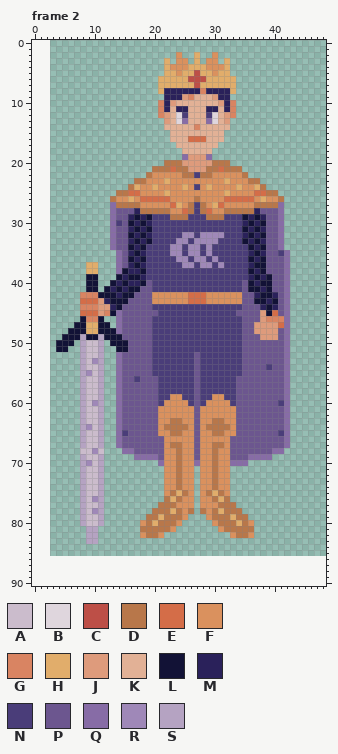
A pixel-art file gets an edit: src/assets/files/king.aseprite. Above, as it was before the edit.
49x87 pixels, 14 frames. Shown: frame 2. The old version is drawn lined up with the new one, on the new canvas. The commit also changed other frames, which this record leaves out.
Visible layers, top first: "Sword", "King", "Gown".
Palette (. is transparent): A #cbbccc  B #dfd6dd  C #bd4f47  D #b8774a  E #d46d48  F #da915e  G #d98462  H #e1ad6b  J #de9b7c  K #e2b196  L #121236  M #2a215a  N #4a3d79  P #6c568f  Q #876ca6  R #9f88b8  S #b5a3c2
Pixels before, frame 2 (only the part around the change), first column x 0:
 0 ................................................
 1 ................................................
 2 ........................F..H..F.................
 3 ......................H.FF.H.FF.H...............
 4 ......................HFFFHHHFFFH...............
 5 ......................HHFHHCHHFHH...............
 6 .....................HHHHHCCCHHHHH..............
 7 .....................HHHHHHCHHHHHH..............
 8 .....................HMMMMMMGMMMMH..............
 9 ......................MMMJGKKKJMM...............
10 .....................GMJKKKKKKKJMG..............
11 .....................GMKMMKKKMMKMG..............
12 .....................GJKBNKKKNBKJG..............
13 ......................JKBQKKKQBKJ...............
14 ......................KKKKKGKKKKK...............
15 .......................KKKKKKKKK................
16 .......................KKKEEEKKK................
17 ........................KKKKKKK.................
18 .........................KKKKK..................
19 .........................QJJJQ..................
20 ......................DDDJJJJJDDD...............
21 ....................DDDEDDJJJDDEDDD.............
22 ...................DFFFFFDDNDDFFFFFD............
23 .................DDFFFHFFFFFFFFFHFFFDD..........
24 ................DHFFHFFFFHFNFHFFFFHFFHD.........
25 ..............DDEEFFFFHFFFFFFFFFHFFFFEEDD.......
26 .............DFFHFEEEEEFFFFDFFFFEEEEEFHFFD......
27 .............QDDDDFFFFFEHFDNDFHEFFFFFDDDDQ......
28 .............QPPPMDDDDDFFEDNDEFFDDDDDMPPPQ......
29 .............QPPMLMLNNNDDDNNNDDDNNNLMLMPPQ......
30 .............QNPLMLMNNNNNNNNNNNNNNNMLMLPPQ......
31 .............QPPMLMLNNNNNNNNNNNNNNNLMLMPPQ......
32 .............QPPLMLMNNNNNRRNRRRRNNNMLMLPPQ......
33 .............QPPMLMLNNNNRRNRRRRNNNNLMLMPPQ......
34 .............QPPLMLNNNNRRNRRNRNNNNNNLMLPPQ......
35 ..............QPMLMNNNNRRNRRNRNNNNNNMLMPPNQ.....
36 ..............QPLMLNNNNNRRNRRNRNNNNNLMLPPPQ.....
37 .........HH...QPMLMNNNNNNRRNRRNRNNNNMLLPPPQ.....
38 .........HH...QLMMLNNNNNNNNNNNNNNNNNLMLPPPQ.....
39 .........LL...LMLLMNNNNNNNNNNNNNNNNNMLMLPPQ.....
40 .........LL..LMLMMLPNNNNNNNNNNNNNNNPLMLLPPQ.....
41 .........LL.LMLMLLPPNNNNNNNNNNNNNNNPLLMLPPQ.....
42 ........GGGLLLMLLPPPFFFFFFEEEFFFFFFPPMLLMPQ.....
43 ........EEEJMLLLPPPPFFFFFFEEEFFFFFFPPLLMLPQ.....
44 ........GGGJJMLPPPPPNNNNNNNNNNNNNNNPPPMLMPQ.....
45 ........EEEJGLQPPPPPPNNNNNNNNNNNNNPPPPJLEPQ.....
46 ........LGGL..QPPPPPNNNNNNNNNNNNNNNPPPJGGGQ.....
47 .......LLHHLL.QPPPPPNNNNNNNNNNNNNNNPPJJJJEQ.....
48 ......LLLHHLLLQPPPPPNNNNNNNNNNNNNNNPPJJJJPQ.....
49 .....LLLSLLSLLLPPPPPNNNNNNNNNNNNNNNPPPJJJPQ.....
50 ....LLL.SAAS.LLLPPPPNNNNNNNNNNNNNNNPPPPPPPQ.....
51 ....LL..SAAS..LLPPPPNNNNNNNNNNNNNNNPPPPPPPQ.....
52 ........SAAS..QPPPPPNNNNNNNPNNNNNNNPPPPPPPQ.....
53 ........SARS..QPPPPPNNNNNNNPNNNNNNNPPPPPPPQ.....
54 ........SAAS..QPPPPPNNNNNNNPNNNNNNNPPPPNPPQ.....
55 ........SRAS..QPPPPPNNNNNNNPNNNNNNNPPPPPPPQ.....
56 ........SAAS..QPPNPPPNNNNNNPNNNNNNPPPPPPPPQ.....
57 ........SAAS..QPPPPPPNNNNNNPNNNNNNPPPPPPPPQ.....
58 ........SAAS..QPPPPPPNNNNNNPNNNNNNPPPPPPPPQ.....
59 ........SAAS..QPPPPPPNNFFNNPNNFFNNPPPPPPPPQ.....
60 ........SARS..QPPPPPPNFFFFNPNFFFFNPPPPPPPNQ.....
61 ........SAAS..QPPPPPPFFFFFFPFFFFFFPPPPPPPPQ.....
62 ........SAAS..QPPPPPPFFFFFFPFFFFFFPPPPPPPPQ.....
63 ........SAAS..QPPPPPPFFDDFFPFFDDFFPPPPPPPPQ.....
64 ........SRAS..QPPPPPPFDDDDFPFDDDDFPPPPPPPPQ.....
65 ........SAAS..QNPPPPPFFDDFFPFFDDFFPPPPPPPNQ.....
66 ........SAAS..QPPPPPPPFFFFFPFFFFFPPPPPPPPPQ.....
67 ........SAAS..QPPPPPPPFDDFFPFFDDFPPPPPPPPPQ.....
68 ........AARA...QQPPPPPFFDFFPFFDFFPPPPPPPQQ......
69 ........SAAS.....QQQQPFFDFFPFFDFFPPPQQQQ........
70 ........SRAS.........QFFDFFQFFDFFQQQ............
71 ........SAAS..........FFDFF.FFDFF...............
72 ........SAAS..........FFDFF.FFDFF...............
73 ........SAAS..........FFDFF.FFDFF...............
74 ........SAAS..........FFDFF.FFDFF...............
75 ........SAAS..........FDHDF.FDHDF...............
76 ........SARS..........DHDFF.FFDHD...............
77 ........SAAS.........DDDFFF.FFFDDD..............
78 ........SARS........DDDHDFD.DFDHDDD.............
79 ........SAAS.......DDHDDDF...FDDDHDD............
80 ........SAAS......FDHDDDF.....FDDDHDF...........
81 .........SS.......DDDDDF.......FDDDDD...........
82 .........SS.......FDDF...........FDDF...........
83 .........SS.....................................
84 ................................................
85 ................................................
86 ................................................
87 ................................................
88 ................................................
89 ................................................
90 ................................................
After:
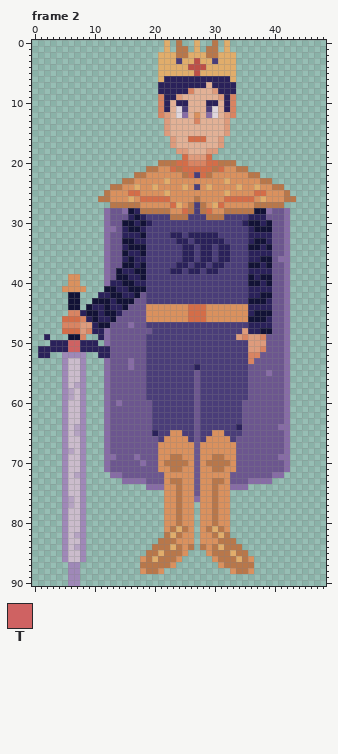
Colours new in this view: T #cf6262
The exact change:
canvas 49x87 -> 49x91, the old top-left corner now at 3,-1 (the part of the old canvas that was cut away was empty and is not shown)
Changed rows in their new state; - is an unchanged pixel.
Frame 2:
first column x 1:
 0 ---------------------H-D--H--D-H-----------
 1 ---------------------H-DD-H-DD-H-----------
 2 --------------------HHHDDH-HDDHHH----------
 3 --------------------H-HNHHCHHNH-H----------
 4 --------------------H-HHHCCCHHH-H----------
 5 --------------------H--H-----H--H----------
 6 ---------------------MMMMMMMMMMM-----------
 7 --------------------MMMMMMMMKMMMM----------
 8 --------------------M----GKKKJ--M----------
 9 --------------------G--JKK---KJ-G----------
10 ----------------------KMM---MMK------------
11 -----------------------BN---NB-------------
12 ------------------------Q-F-Q--------------
13 -----------------------KK-G-KK-------------
14 ---------------------J----K----J-----------
15 ---------------------J---------J-----------
16 ----------------------J-------J------------
17 ----------------------J-------J------------
18 -----------------------JJ---JJ-------------
19 ------------------------E---E--------------
20 --------------------D--EEGGGEE--D----------
21 ------------------D-FF--EEEEE--FF-D--------
22 ----------------DDF------E-E------FDD------
23 --------------DDFF-----------------FFDD----
24 ------------DDFF---------------------FFDD--
25 -----------DFFF-----------------------FFFD-
26 ----------DDF---------------------------FDD
27 ------------D---------------------------D--
28 -----------QP-QL--------------------LLQ-PQ-
29 -----------QP-----N---------------N-M---PQ-
30 -----------QPPL---------------------LML-PQ-
31 -----------Q--ML--N---------------N--LL-PQ-
32 -----------QP-MM--N---MMNMMMMMN---NM-MM-PQ-
33 -----------QP-LLM-N----MM-MMMMM---N--LM-PQ-
34 -----------QP-M-L-----NNMMNMM-MM----LML-PQ-
35 -----------QPPL-ML----NNMMNMM-MM----M-M-P--
36 -----------QPPM--M-----NMMNMMNMM---M--L-Q--
37 --------..-QPPLLML-----MMNMMNMM----L-ML----
38 --------..-QPLM-L-----MM-MM-MM-----M-MM----
39 -----FF-..-QP-LMML-----------------LML-----
40 -----FF-..-QM--L-MN---------------N-LM-----
41 ----FFFF..--LM---LN---------------NMM-M----
42 -----LL...MM-LMML-NNNNNNNNNNNNNNNNNM---P---
43 -----LL..LLLM--L--NNNNNNNNNNNNNNNNNL---P---
44 -----LL.LMML-ML---FFFFFFFEEEFFFFFFFMM-MP---
45 -----GGMLLML-M----FFFFFFFEEEFFFFFFFMLL-P---
46 ----EEEGMLMMLP----FFFFFFFEEEFFFFFFFLLLMPP--
47 ----GGGJJM--PP-Q--N---------------NMMMMPP--
48 ----EEEJGMMQPP--------------------JMMLLP---
49 -M--.--G..MQPP----N--------------JGJJGPP---
50 --MMMTTMMM.QPPP---N---------------NJJJ-----
51 MMMMMTTMMMMMPPP---N---------------NJJG-----
52 MM--RRRR..MMPP----N-------N-------NGG------
53 ----RAAR...QPP-Q--N-------N-------NG-------
54 ----RAAR...QPP-Q--N-------M-------N---P----
55 ----RAAR...QPP----N---------------N---Q----
56 ----RAAR...QPP--P-NN-------------NN--------
57 ----RASR...QPP----NN-------------NN--------
58 ----RSAR...QPP----NN-------------NN--------
59 ----RSAR...QPP----NN--NN-----NN--NN--------
60 ----RAAR...QP------N-NNNN---NNNN-N------P--
61 ----RAAR...QPP-----NNNNNNN-NNNNNNN---------
62 ----RAAR...QPP-----NNNNNNN-NNNNNNN---------
63 ----RAAR...QPP-----NNNNNNN-NNNNNNN---------
64 ----RASR...QPP-----NNNNNNN-NNNNNNM------Q--
65 ----RASR...QPPP----MNNFFNN-NNFFNNN------P--
66 ----RAAR...QPP------N----N-N----N----------
67 ----RAAR...QPP------F-FF-----FF-F----------
68 ----RSAR...QPPPP----F--F-----F--F------PPQ-
69 ----RAAR...QQPPP-PPPF-D-------D-F--PPPPPQQ-
70 ----RAAR...QPPPPPQPPFDD-D-P-D-DDFPPPPPPPPQ-
71 ----RAAR...QPPPPPPPPF-D---P---D-FPPPPPPPPQ-
72 ----RASR...-QQPPPPPPP--F--P--F--PPPPPPPQQ--
73 ----RAAR...---QQQQPPP-D---P---D-PPPQQQQ----
74 ----RAAR...-------QQQ-----P-----QQQ--------
75 ----RAAR...-----------FDF-P-FDF------------
76 ----RSAR...----------FF---Q---FF-----------
77 ----RSAR...---------.FFD-----DFF.----------
78 ----RAAR...--------..FF--F-F--FF..---------
79 ----RAAR...-------...FF--F-F--FF...--------
80 ----RAAR...------....FFDFF-FFDFF....-------
81 ----RAAR..-------....FDHDF-FDHDF....-------
82 ----RASR..-------....DHDFF-FFDHD....-------
83 ----RAAR..----------DDDFFF-FFFDDD----------
84 ----RASR-----------DDDHDFD-DFDHDDD---------
85 ----RAAR----------DDHDDDF---FDDDHDD--------
86 ----RAAR---------FDHDDDF-----FDDDHDF-------
87 -----RR----------DDDDDF-------FDDDDD-------
88 -----RR----------FDDF-----------FDDF-------
89 -----RR------------------------------------
90 -----RR------------------------------------
